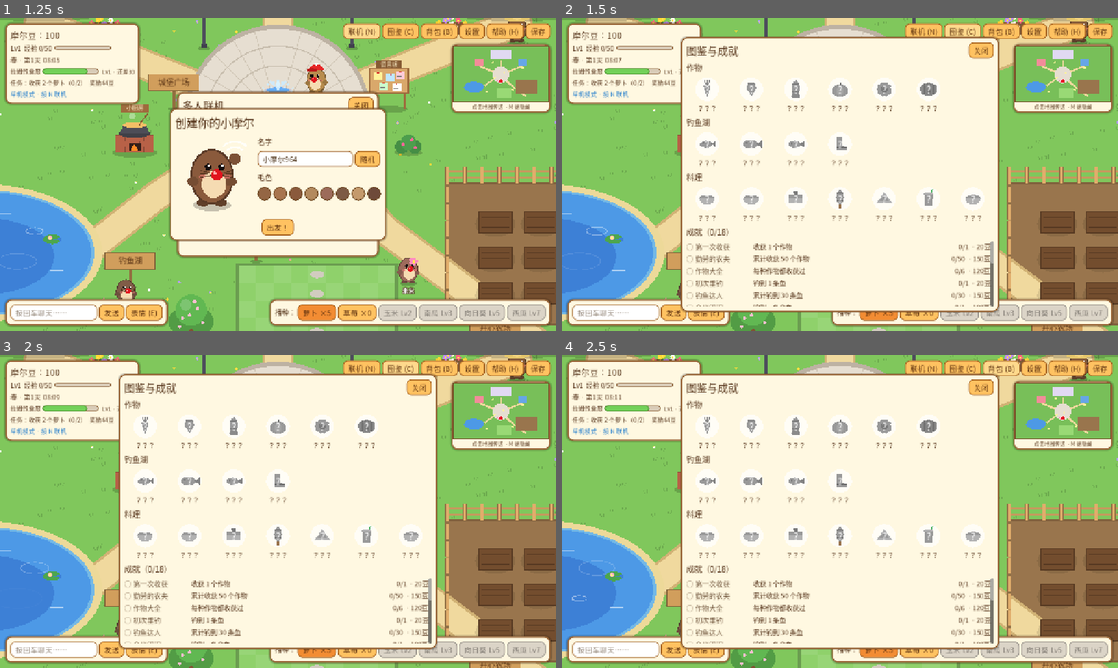
Above: before the commit, frames 1-4 (two rows, left to right).
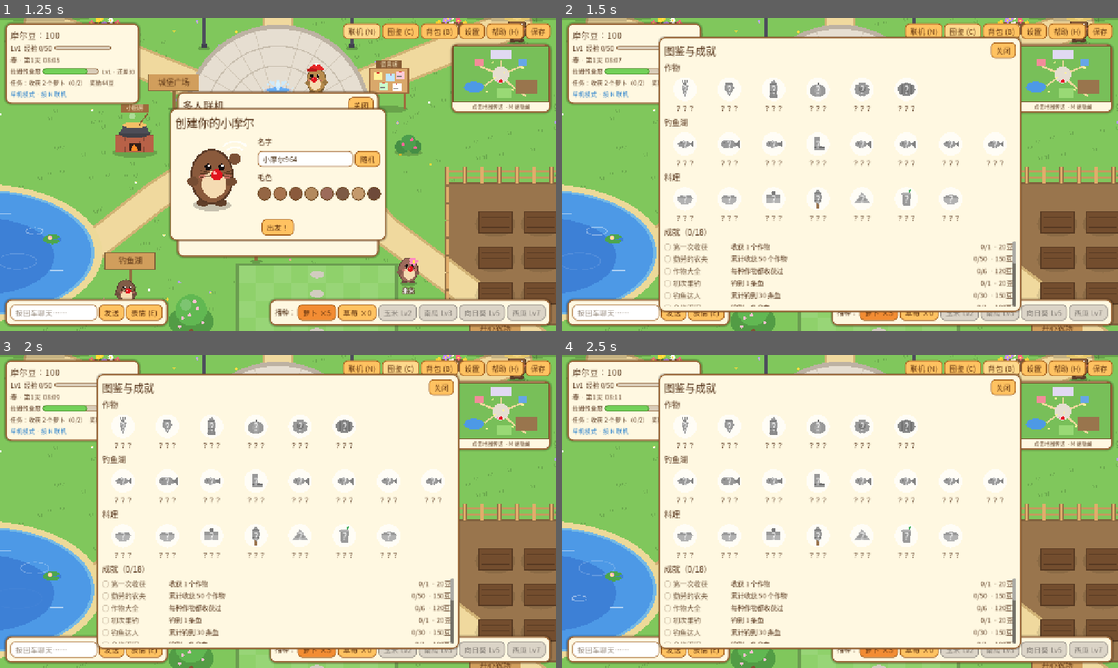
Above: after the commit, the same moments.

Repository: wangchaozhi/mole-town
Game: Godot game, scene res://main.tscn
The game is run twice, just before and just after one commit, with the same random seed, the same clock (stepped at 60 frames per second) and the same inputs.
Inputs:
- Up to frame 1 (1.25 s): click "联机 (N)" at 0.5 s
- Up to frame 2 (1.5 s): click "图鉴 (C)" at 1.25 s
- Up to frame 3 (2 s): no input
- Up to frame 4 (2.5 s): click "背包 (B)" at 2 s

Frame 1 is identical in both runs. In frame 2, 13% of the frame differs, in the area x 17-83%, y 5-95%; in frame 3, 13%; in frame 4, 13%.

Commit message:
新增四季限定鱼，修正小地图遮挡面板
- 樱花鱼（春）、热带鱼（夏）、枫叶鲤（秋）、冰鱼（冬），只在对应季节能钓到，售价更高
- 开始钓鱼时提示当季限定鱼；图鉴钓鱼湖一栏扩展到 8 种，「湖中宝藏」需要集齐全部
- 鱼的颜色统一定义在 FISH 表里；嘟嘟也喜欢冰鱼
- 小地图改为最先创建，各个面板都显示在它上面，不会再挡住关闭按钮

Co-Authored-By: Claude Opus 5.5 <noreply@anthropic.com>

Diff:
--- a/scripts/game_state.gd
+++ b/scripts/game_state.gd
@@ -24,10 +24,15 @@
 }
 
 const FISH := {
-	"small_fish": {"name": "小鱼", "sell": 8, "weight": 50},
-	"big_fish": {"name": "大鱼", "sell": 22, "weight": 28},
-	"gold_fish": {"name": "金鱼", "sell": 60, "weight": 8},
-	"boot": {"name": "破靴子", "sell": 1, "weight": 14},
+	"small_fish": {"name": "小鱼", "sell": 8, "weight": 50, "color": Color(0.55, 0.72, 0.88)},
+	"big_fish": {"name": "大鱼", "sell": 22, "weight": 28, "color": Color(0.3, 0.5, 0.82)},
+	"gold_fish": {"name": "金鱼", "sell": 60, "weight": 8, "color": Color(1.0, 0.75, 0.15)},
+	"boot": {"name": "破靴子", "sell": 1, "weight": 14, "color": Color(0.5, 0.35, 0.25)},
+	# 季节限定的鱼：只在对应季节能钓到
+	"sakura_fish": {"name": "樱花鱼", "sell": 32, "weight": 14, "season": 0, "color": Color(1.0, 0.65, 0.78)},
+	"tropical_fish": {"name": "热带鱼", "sell": 36, "weight": 14, "season": 1, "color": Color(0.2, 0.8, 0.75)},
+	"maple_carp": {"name": "枫叶鲤", "sell": 40, "weight": 14, "season": 2, "color": Color(0.9, 0.4, 0.15)},
+	"ice_fish": {"name": "冰鱼", "sell": 45, "weight": 14, "season": 3, "color": Color(0.75, 0.9, 1.0)},
 }
 
 const HATS := {
@@ -487,7 +492,7 @@
 	{"id": "first_fish", "name": "初次垂钓", "desc": "钓到 1 条鱼", "stat": "fish_total", "target": 1, "reward": 20},
 	{"id": "angler", "name": "钓鱼达人", "desc": "累计钓到 30 条鱼", "stat": "fish_total", "target": 30, "reward": 150},
 	{"id": "gold_fish", "name": "金光闪闪", "desc": "钓到一条金鱼", "stat": "c:gold_fish", "target": 1, "reward": 100},
-	{"id": "all_fish", "name": "湖中宝藏", "desc": "集齐湖里能钓到的所有东西", "stat": "fish_kinds", "target": 4, "reward": 120},
+	{"id": "all_fish", "name": "湖中宝藏", "desc": "集齐湖里能钓到的所有东西（包括四季限定的鱼）", "stat": "fish_kinds", "target": 8, "reward": 120},
 	{"id": "quests", "name": "乐乐的好帮手", "desc": "完成 10 个乐乐的任务", "stat": "quests_done", "target": 10, "reward": 200},
 	{"id": "rich", "name": "小富翁", "desc": "同时拥有 1000 摩尔豆", "stat": "beans", "target": 1000, "reward": 100},
 	{"id": "visitor", "name": "串门达人", "desc": "去好友家串门 1 次", "stat": "visits", "target": 1, "reward": 30},
@@ -735,7 +740,7 @@
 	"乐乐": {"likes": ["strawberry", "sunflower", "strawberry_cake"], "rewards": {20: ["lahm_fruit", 3], 50: ["beans", 100], 100: ["furn_lahm_house", 1]}},
 	"店长豆豆": {"likes": ["gold_fish", "watermelon", "carrot_soup"], "rewards": {20: ["seed_corn", 3], 50: ["beans", 150], 100: ["furn_lantern", 2]}},
 	"小黄": {"likes": ["corn", "carrot", "grilled_corn"], "rewards": {20: ["seed_strawberry", 3], 50: ["furn_bench", 1], 100: ["beans", 200]}},
-	"嘟嘟": {"likes": ["big_fish", "small_fish", "fish_soup"], "rewards": {20: ["lahm_fruit", 2], 50: ["furn_campfire", 1], 100: ["beans", 250]}},
+	"嘟嘟": {"likes": ["big_fish", "small_fish", "fish_soup", "ice_fish"], "rewards": {20: ["lahm_fruit", 2], 50: ["furn_campfire", 1], 100: ["beans", 250]}},
 	"米米": {"likes": ["pumpkin", "strawberry", "pumpkin_pie"], "rewards": {20: ["seed_pumpkin", 3], 50: ["furn_pot", 2], 100: ["furn_swing", 1]}},
 	"阿呆": {"likes": ["watermelon", "gold_fish", "watermelon_smoothie"], "rewards": {20: ["beans", 50], 50: ["furn_scarecrow", 1], 100: ["furn_windmill", 1]}},
 }
--- a/scripts/ui.gd
+++ b/scripts/ui.gd
@@ -77,6 +77,7 @@
 	root.theme = GameState.ui_theme
 	add_child(root)
 	_build_hud()
+	_build_minimap()  # 先建小地图，后面的面板都盖在它上面
 	_build_seed_bar()
 	_build_chat()
 	_build_dialog()
@@ -96,7 +97,6 @@
 	progress.ui = self
 	add_child(progress)
 	progress.build()
-	_build_minimap()
 	act = preload("res://scripts/ui_activities.gd").new()
 	act.ui = self
 	add_child(act)
@@ -828,7 +828,11 @@
 	var dx: float = pond_pos.x - player.position.x
 	if absf(dx) > 1.0:
 		player.facing = signf(dx)
-	fish_label.text = "等待鱼儿上钩……（太早收杆会把鱼吓跑哦）"
+	var seasonal := ""
+	for id in GameState.FISH:
+		if GameState.FISH[id].get("season", -1) == GameState.season():
+			seasonal = GameState.item_name(id)
+	fish_label.text = "等待鱼儿上钩……（太早收杆会把鱼吓跑哦）\n%s季限定：%s" % [GameState.season_name(), seasonal]
 	Sfx.play("splash")
 	fish_panel.visible = true
 	fish_bar.queue_redraw()
@@ -893,7 +897,10 @@
 
 
 func _fish_weight(id: String) -> int:
-	var w := int(GameState.FISH[id]["weight"])
+	var info: Dictionary = GameState.FISH[id]
+	if info.has("season") and int(info["season"]) != GameState.season():
+		return 0  # 不是这个季节的鱼
+	var w := int(info["weight"])
 	return w * 2 if id == "gold_fish" and GameState.festival() == "fishing" else w
 
 
--- a/scripts/ui_progress.gd
+++ b/scripts/ui_progress.gd
@@ -111,8 +111,7 @@
 		elif GameState.DISHES.has(id):
 			col = GameState.DISHES[id]["color"]
 		else:
-			col = {"small_fish": Color(0.55, 0.72, 0.88), "big_fish": Color(0.3, 0.5, 0.82),
-				"gold_fish": Color(1.0, 0.75, 0.15), "boot": Color(0.5, 0.35, 0.25)}[id]
+			col = GameState.FISH[id]["color"]
 	if GameState.DISHES.has(id):
 		_draw_dish(c, m, id, col, known)
 		if not known:
Not shown, changed: README.md
Not shown, changed: ROADMAP.md
